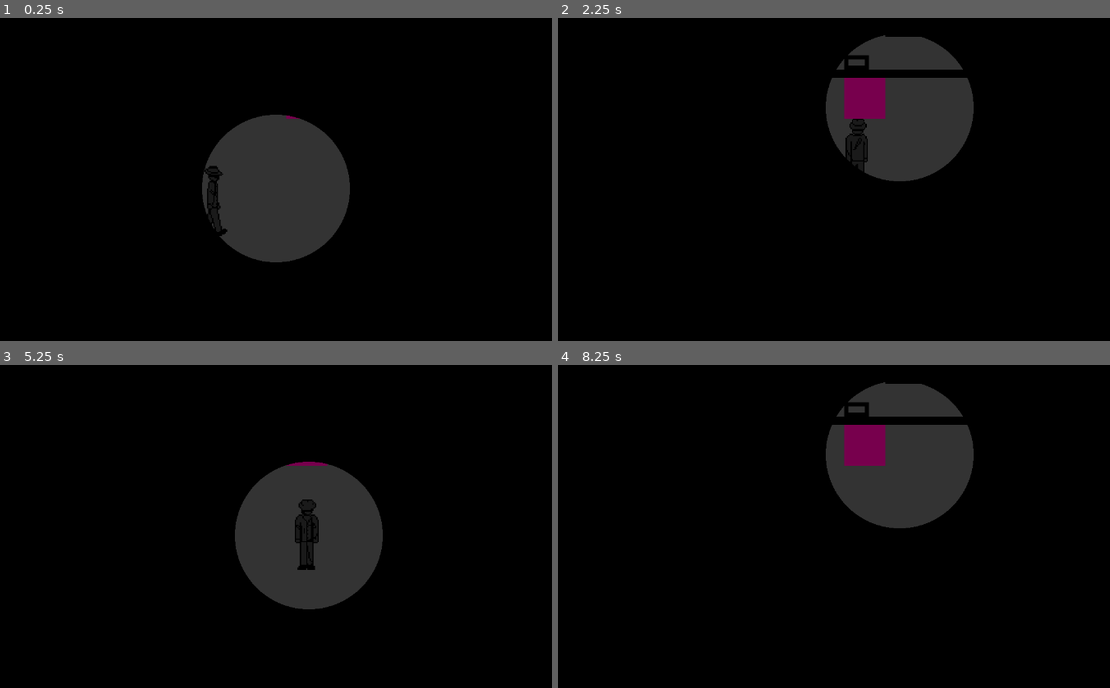
Above: before the commit, frames 1-4 (two rows, left to right).
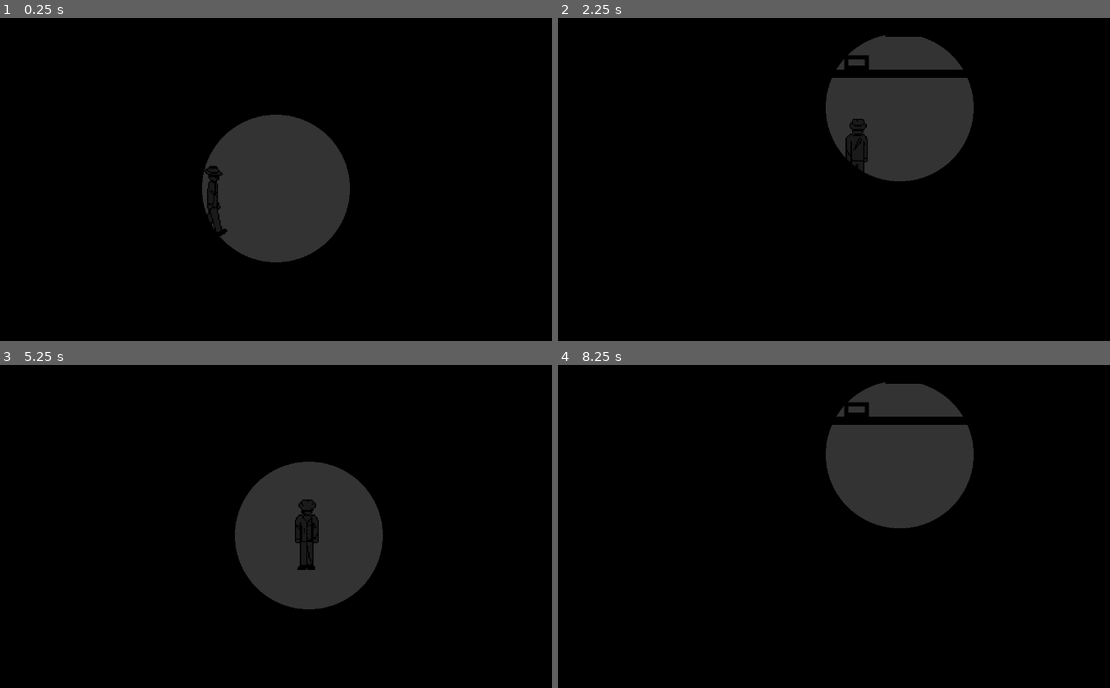
Above: after the commit, the same moments.

Repository: Akhayut/The_Light_Within_The_Dark
Game: Godot game, scene res://scenes/testScenes/map/test_map.tscn
The game is run twice, just before and just after one commit, with the same random seed, the same clock (stepped at 60 frames per second) and the same inputs.
Inputs (mouse positions are in pixels of both pictures, inside the frame that each line leads up to):
- Up to frame 1 (0.25 s): no input
- Up to frame 2 (2.25 s): move the mouse to (977, 169) at 0.52 s; hold D (Right) 0.53-1.28 s; tap T (Interact) at 0.6, 1.35 s; move the mouse to (701, 208) at 1.27 s; hold S (Down) 1.28-2.03 s; tap Enter at 2 s; move the mouse to (900, 108) at 2.02 s; hold D (Right) from 2.03 s (still down); tap C (Switch Objects) at 2.1 s
- Up to frame 3 (5.25 s): tap T (Interact) at 2.3, 2.85, 3.6, 4.55, 5.1 s; move the mouse to (242, 610) at 2.77 s; release D (Right) at 2.78 s; hold W (Up) 2.78-3.53 s; move the mouse to (474, 591) at 3.52 s; hold A (Left) 3.53-5.03 s; move the mouse to (77, 481) at 4.27 s; tap C (Switch Objects) at 4.35 s; tap Space at 5 s; move the mouse to (309, 536) at 5.02 s; hold S (Down) from 5.03 s (still down)
- Up to frame 4 (8.25 s): tap Enter at 5.75 s; move the mouse to (734, 442) at 5.77 s; release S (Down) at 5.78 s; hold D (Right) 5.78-6.53 s; tap T (Interact) at 5.85, 6.8, 7.35, 8.1 s; move the mouse to (977, 516) at 6.52 s; hold W (Up) 6.53-7.28 s; tap C (Switch Objects) at 6.6 s; tap Space at 7.25 s; move the mouse to (701, 555) at 7.27 s; hold D (Right) 7.28-8.03 s; move the mouse to (900, 455) at 8.02 s; hold S (Down) from 8.03 s (still down)

The runs differ from the first frame. In frame 1, less than 0.1% of the frame differs, in the area x 51-55%, y 30-32%; in frame 2, 1.0%, in the area x 51-60%, y 18-32%; in frame 3, less than 0.1%; in frame 4, 1.0%.

Commit message:
fucking fiunally

Diff:
--- a/the-light-within-the-dark/scenes/testScenes/map/prismScript.gd
+++ b/the-light-within-the-dark/scenes/testScenes/map/prismScript.gd
@@ -6,6 +6,8 @@
 var rotationSpeed = .1
 var direction = Vector2.ZERO
 var start = 1
+
+
 func _process(delta):
 #	if(start == 1):
 #			obj1.rotate(1.67)
--- a/the-light-within-the-dark/scenes/testScenes/map/test_map.tscn
+++ b/the-light-within-the-dark/scenes/testScenes/map/test_map.tscn
@@ -59,16 +59,14 @@
 [sub_resource type="RectangleShape2D" id="RectangleShape2D_bjksw"]
 size = Vector2(25, 60)
 
-[sub_resource type="RectangleShape2D" id="RectangleShape2D_usc7c"]
-
 [sub_resource type="RectangleShape2D" id="RectangleShape2D_powqp"]
-size = Vector2(20, 30.75)
+size = Vector2(2.5, 30.75)
 
 [sub_resource type="RectangleShape2D" id="RectangleShape2D_6fiwy"]
-size = Vector2(20, 68)
+size = Vector2(1, 68)
 
 [sub_resource type="RectangleShape2D" id="RectangleShape2D_0u7x3"]
-size = Vector2(42, 46.25)
+size = Vector2(42, 3)
 
 [sub_resource type="LabelSettings" id="LabelSettings_xhk64"]
 
@@ -186,19 +184,6 @@
 position = Vector2(-104.5, 55)
 shape = SubResource("RectangleShape2D_bjksw")
 
-[node name="StaticBody2D" type="StaticBody2D" parent="."]
-
-[node name="CollisionShape2D" type="CollisionShape2D" parent="StaticBody2D"]
-position = Vector2(175, 46)
-shape = SubResource("RectangleShape2D_usc7c")
-
-[node name="ColorRect" type="ColorRect" parent="StaticBody2D"]
-offset_left = 165.0
-offset_top = 36.0
-offset_right = 185.0
-offset_bottom = 56.0
-color = Color(0.46807, 2.52686e-06, 0.300209, 1)
-
 [node name="prismPieceOne" type="CharacterBody2D" parent="."]
 position = Vector2(253, -103)
 
@@ -232,20 +217,20 @@
 collision_layer = 8
 
 [node name="CollisionShape2D" type="CollisionShape2D" parent="camera colider"]
-position = Vector2(1, 159)
+position = Vector2(0, 159)
 shape = SubResource("RectangleShape2D_powqp")
 
 [node name="camera collider 2" type="Area2D" parent="."]
 
 [node name="CollisionShape2D" type="CollisionShape2D" parent="camera collider 2"]
-position = Vector2(331, 144)
+position = Vector2(320, 146)
 shape = SubResource("RectangleShape2D_6fiwy")
 
 [node name="camera collider 3" type="Area2D" parent="."]
 position = Vector2(331, 144)
 
 [node name="CollisionShape2D" type="CollisionShape2D" parent="camera collider 3"]
-position = Vector2(148, -142.125)
+position = Vector2(148, -144.5)
 shape = SubResource("RectangleShape2D_0u7x3")
 
 [node name="playerCam" type="Camera2D" parent="."]
--- a/the-light-within-the-dark/scripts/scripts/Global.gd
+++ b/the-light-within-the-dark/scripts/scripts/Global.gd
@@ -1,2 +1,3 @@
-extends Node
+extends  Node
 var selectedPrismPiece=1
+var inPuzzle = false
--- a/the-light-within-the-dark/scripts/scripts/characters/bangle_berry.gd
+++ b/the-light-within-the-dark/scripts/scripts/characters/bangle_berry.gd
@@ -31,4 +31,5 @@
 	else:
 		velocity = Vector2(0,0)
 
-	move_and_slide()
+	if !Global.inPuzzle:
+		move_and_slide()
--- a/the-light-within-the-dark/scripts/scripts/maps/test_map.gd
+++ b/the-light-within-the-dark/scripts/scripts/maps/test_map.gd
@@ -10,112 +10,71 @@
 var readyToMove
 var inPrismArea = false
 var inPuzzleRoom = false
+var prismPuzzleSolved = false
 
 func _ready():
 	# Hides the cursor and prevents it from leaving the game window (for camera controls)
 	Input.set_mouse_mode(Input.MOUSE_MODE_HIDDEN)
+	print($playerCam.is_current())
 
 
-func _physics_process(delta: float) -> void:
-	if Input.is_action_just_pressed("Interact") && inPrismArea:
-		var tween = create_tween()
-		warp_mouse_to_player($bangleBerry)
-		tween.tween_property($playerCam, "position", tableRoom, 0.5)
-		inPuzzleRoom = true
-		inPrismArea = false
-	elif Input.is_action_just_pressed("Interact") && inPuzzleRoom:
-		var tween = create_tween()
-		warp_mouse_to_player($bangleBerry)
-		tween.tween_property($playerCam, "position", room4pos, 0.5)
+func warp_mouse_to_player(player: Node2D):
+	var cam = $playerCam
+	var vp = get_viewport()
+
+	var screen_pos = (player.global_position - cam.position) * cam.zoom
+
+	vp.warp_mouse(screen_pos)
+	print("Warped mouse to:", screen_pos)
 
 
 
-func warp_mouse_to_player(player: Node2D):
-	var vp := get_viewport()        # the actual viewport
-	var cam: Camera2D = vp.get_camera_2d()
-	if cam == null:
-		print("No Camera2D found!")
-		return
-
-	# Step 1: world -> camera local
-	var cam_local: Vector2 = cam.global_transform.affine_inverse() * player.global_position
-
-	# Step 2: apply camera zoom
-	var zoomed: Vector2 = cam_local * cam.zoom
-
-	# Step 3: add camera offset (convert vp.size to Vector2)
-	var screen_pos: Vector2 = zoomed + Vector2(vp.size) / 2
-
-	# Step 4: warp mouse
-	vp.warp_mouse(screen_pos)
-
-	print("Warped mouse to screen position: ", screen_pos)
 
 
-func _on_camera_colider_body_entered(body: Node2D) -> void:
+func move_camera_and_warp(target_pos: Vector2, player: Node2D) -> void:
+	var cam = $playerCam
+	var tween = create_tween()
+	tween.set_trans(Tween.TRANS_SINE).set_ease(Tween.EASE_OUT)
+	tween.tween_property(cam, "position", target_pos, 0.5)
+
+	tween.finished.connect(func():
+		warp_mouse_to_player(player)
+	)
+
+
+
+
+
+
+
+func _on_camera_colider_body_entered(_body: Node2D) -> void:
 	if currentRoom == 1:
-		Input.warp_mouse(Vector2(200,-150))
-		print("hello")
-		var tween = create_tween()
-		tween.set_trans(Tween.TRANS_SINE).set_ease(Tween.EASE_OUT)
-		tween.tween_property($playerCam, "position", room2pos, 0.5)
-		warp_mouse_to_player($bangleBerry)
-		await get_tree().create_timer(2).timeout
+		move_camera_and_warp(room2pos, $bangleBerry)
 		currentRoom = 2
 	else:
-		Input.warp_mouse(Vector2(0,0))
-		print("hi")
-		var tween = create_tween()
-		tween.set_trans(Tween.TRANS_SINE).set_ease(Tween.EASE_OUT)
-		tween.tween_property($playerCam, "position", room1pos, 0.5)
-		warp_mouse_to_player($bangleBerry)
-		await get_tree().create_timer(2).timeout
+		move_camera_and_warp(room1pos, $bangleBerry)
 		currentRoom = 1
 
 
 
-func _on_camera_collider_2_body_entered(body):
+func _on_camera_collider_2_body_entered(_body):
 	if currentRoom == 1:
-		Input.warp_mouse(Vector2(200,-150))
-		print("hello")
-		var tween = create_tween()
-		tween.set_trans(Tween.TRANS_SINE).set_ease(Tween.EASE_OUT)
-		tween.tween_property($playerCam, "position", room3pos, 0.5)
-		warp_mouse_to_player($bangleBerry)
-		await get_tree().create_timer(2).timeout
+		move_camera_and_warp(room3pos, $bangleBerry)
 		currentRoom = 3
 	else:
-		Input.warp_mouse(Vector2(0,0))
-		print("hi")
-		var tween = create_tween()
-		tween.set_trans(Tween.TRANS_SINE).set_ease(Tween.EASE_OUT)
-		tween.tween_property($playerCam, "position", room1pos, 0.5)
-		warp_mouse_to_player($bangleBerry)
-		await get_tree().create_timer(2).timeout
+		move_camera_and_warp(room1pos, $bangleBerry)
 		currentRoom = 1
 
 
-func _on_camera_collider_3_body_entered(body):
+func _on_camera_collider_3_body_entered(_body):
 	if currentRoom == 3:
-		Input.warp_mouse(Vector2(200,-150))
-		print("hello")
-		var tween = create_tween()
-		tween.set_trans(Tween.TRANS_SINE).set_ease(Tween.EASE_OUT)
-		tween.tween_property($playerCam, "position", room4pos, 0.5)
-		warp_mouse_to_player($bangleBerry)
-		await get_tree().create_timer(2).timeout
+		move_camera_and_warp(room4pos, $bangleBerry)
 		currentRoom = 4
 	else:
-		Input.warp_mouse(Vector2(0,0))
-		print("hi")
-		var tween = create_tween()
-		tween.set_trans(Tween.TRANS_SINE).set_ease(Tween.EASE_OUT)
-		tween.tween_property($playerCam, "position", room3pos, 0.5)
-		warp_mouse_to_player($bangleBerry)
-		await get_tree().create_timer(2).timeout
+		move_camera_and_warp(room3pos, $bangleBerry)
 		currentRoom = 3
 
-func _on_prism_puzzle_area_body_entered(body: Node2D) -> void:
+func _on_prism_puzzle_area_body_entered(_body: Node2D) -> void:
 	$playerCam/CanvasLayer/Label.text = "Press T to enter/exit Puzzle"
 	inPrismArea = true
 #Prism Script
@@ -126,6 +85,7 @@
 @onready var obj3 = $prismPieceThree
 var direction = Vector2.ZERO
 var start = 1
+
 func _process(delta):
 	if(start == 1):
 			obj1.rotate(1.67)
@@ -154,10 +114,23 @@
 							print("works6")
 							if((5>=obj1.rotation_degrees && obj1.rotation_degrees>=0) || (355>=obj1.rotation_degrees && obj1.rotation_degrees>=360)):
 								print("works7")
-								var tween = create_tween()
-								tween.tween_property($playerCam, "position", room4pos, 0.5)
-								warp_mouse_to_player($bangleBerry)
-
+								await move_camera_and_warp(room4pos, $bangleBerry)
+	if Input.is_action_just_pressed("Interact") && inPrismArea:
+		var tween = create_tween()
+		tween.tween_property($playerCam, "position", tableRoom, 0.5)
+		await  tween.finished
+		warp_mouse_to_player($bangleBerry)
+		inPuzzleRoom = true
+		inPrismArea = false
+		Global.inPuzzle = true
+	elif Input.is_action_just_pressed("Interact") && inPuzzleRoom:
+		var tween = create_tween()
+		tween.tween_property($playerCam, "position", room4pos, 0.5)
+		await  tween.finished
+		warp_mouse_to_player($bangleBerry)
+		inPuzzleRoom = false
+		inPrismArea = true
+		Global.inPuzzle = false
 
 func rotateFunction(object,rotateVelocity, nextInOrder):
 
Not shown: 1 places in the-light-within-the-dark/scenes/testScenes/map/test_map.tscn that only renumber resources
